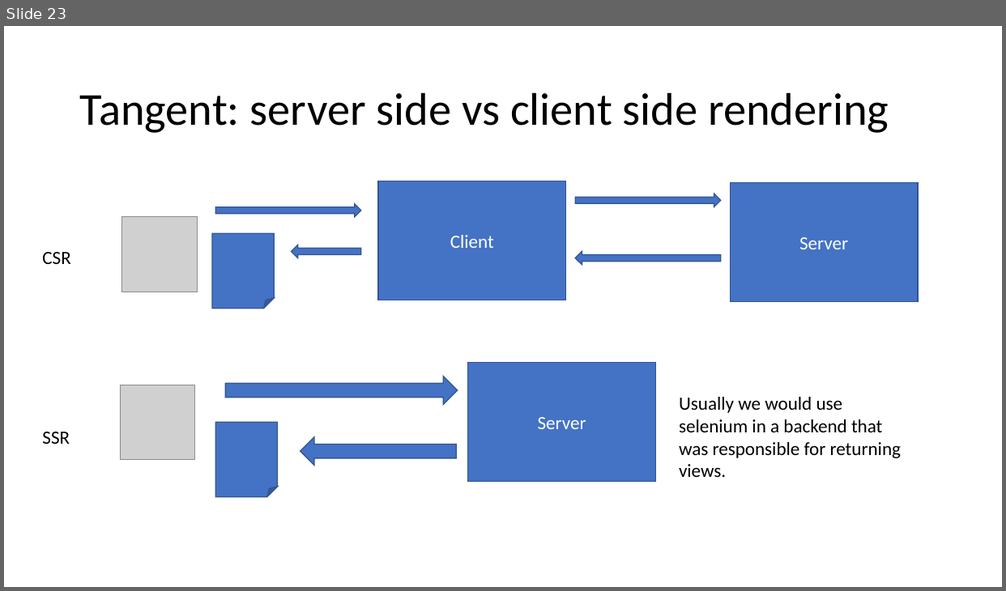
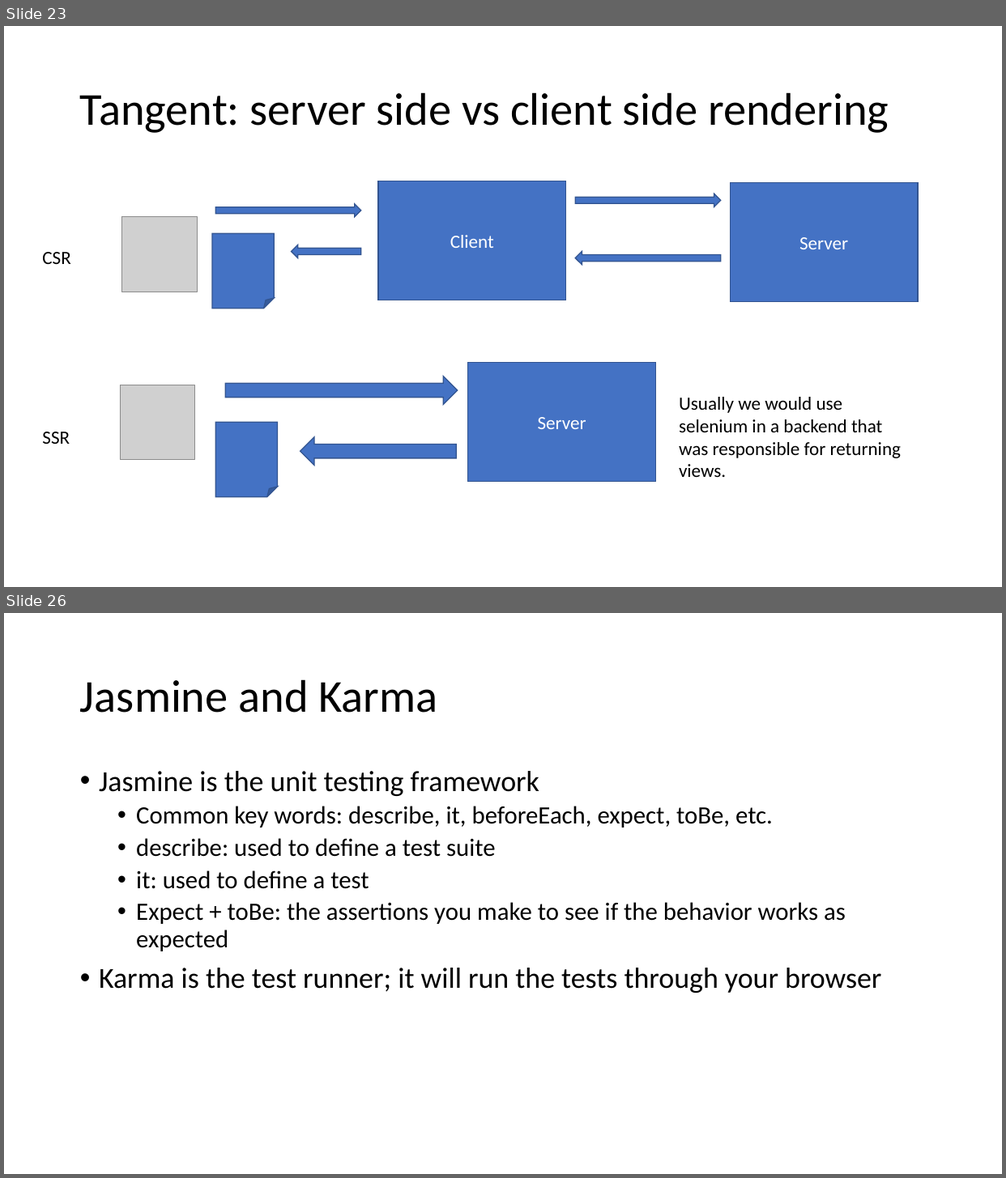
Before and after one commit to WilliamOna/staging-automation-primer-3-23, a slide deck: PrimerNotes.pptx. Shown one above the other, each under a label of ours: slide 23 before the commit, slides 23 and 26 after it; the slides between them are not shown. The pictures are 1006x591 and 1006x1178 pixels, drawn with LibreOffice and Linux fonts; fonts in the diff are those of the drawing; grey boxes stand for pictures. Boxes give left, top, right and bottom in pixels: in the first picture for what was removed or moved away, otherwise in the second. Text is boxed around its words. In the diff, an @@ line names an element or a change of style, - is before the commit and + after.

```diff
--- a/PrimerNotes.pptx
+++ b/PrimerNotes.pptx
@@ slide 26 added at [4,613,1002,1174], background #FFFFFF @@
@@ title added at [80,679,438,713], 44 pt, text #000000 @@
+Jasmine and Karma
@@ text added at [99,771,881,993], 24 pt, text #000000 @@
+• Jasmine is the unit testing framework
+  • Common key words: describe, it, beforeEach, expect, toBe, etc.
+  • describe: used to define a test suite
+  • it: used to define a test
+  • Expect + toBe: the assertions you make to see if the behavior works as expected
+• Karma is the test runner; it will run the tests through your browser
```
Also in this commit, not shown: 5 other slides added.
